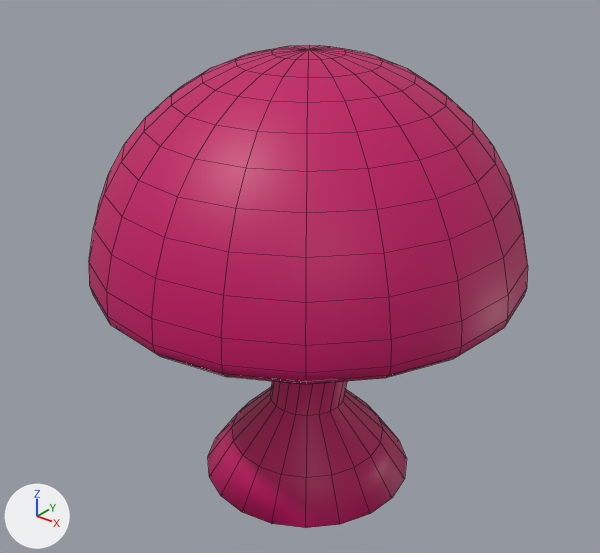
The FBX model Assets/_Project/Environment/Foliage/DomeMushroom/Mushroom_Dome_Mesh.fbx as it was, and as the next commit left it.
One viewpoint serves both versions: a 50 mm lens placed at (6.0, -7.65, 7.65), pointed at (-0.11, -0.01, 2.91). The lights are fixed; the arrows at lower left show +X, +Y and +Z. Mesh edges are drawn as thin lines. Where no turn or scale is listed for an object, it has been applied to the vertices.
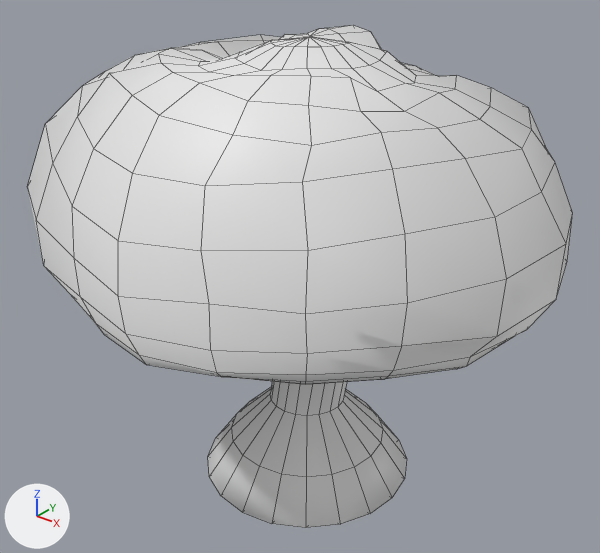
Where the newer file only moved an object's origin or applied its transform, the numbers keep the older frame.

What changed in the scene script:
```text
Add mat_mushroomdome1_mushroomdome1:
    mat_mushroomdome1_mushroomdome1 = principled_material('mushroomdome1:mushroomdome1')
    mat_mushroomdome1_mushroomdome1.base_color = (0.8, 0.8, 0.8)  # white #e7e7e7
Change me_mesh:
    used by ob_psphere1; location = (0.0, 0.0, 1.13)
    remove me_mesh.from_pydata(...)  # 446 vertices, 456 faces; spans x -2.75..2.74, y -2.73..2.76, z -1.11..4.7
    add me_mesh.from_pydata(...)  # 446 vertices, 456 faces; spans x -3.58..3.23, y -3.12..3.12, z -1.11..4.86
    me_mesh part 1: 253 of 446 vertices moved; they spanned x -2.75..2.74, y -2.73..2.76, z 1.8..4.7 and now span x -3.58..3.23, y -3.12..3.12, z 1.72..4.86; mean shift (0.0, -0.03, 0.17); largest move (-2.62, -0.06, 2.8) -> (-3.58, -0.25, 3.23)
    me_mesh part 2: 456 faces spanning x -3.58..3.23, y -3.12..3.12, z -1.11..4.86 switch from mat_mushroomdome1 (pink #c20063) to mat_mushroomdome1_mushroomdome1 (white #e7e7e7)
```

Location of each change, [x1, y1, x2, y2] in pixels of the pictures (600 x 553 px; the box of a moved part takes in the faces that stretch with it):
'pSphere1', reshaped (24% wider)
    before: [89, 45, 528, 528]
    after: [27, 25, 573, 528]
part 1 of me_mesh, moved or reshaped
    before: [89, 45, 528, 384]
    after: [27, 25, 573, 384]
part 2 of me_mesh, recoloured
    both: [208, 381, 407, 528]
